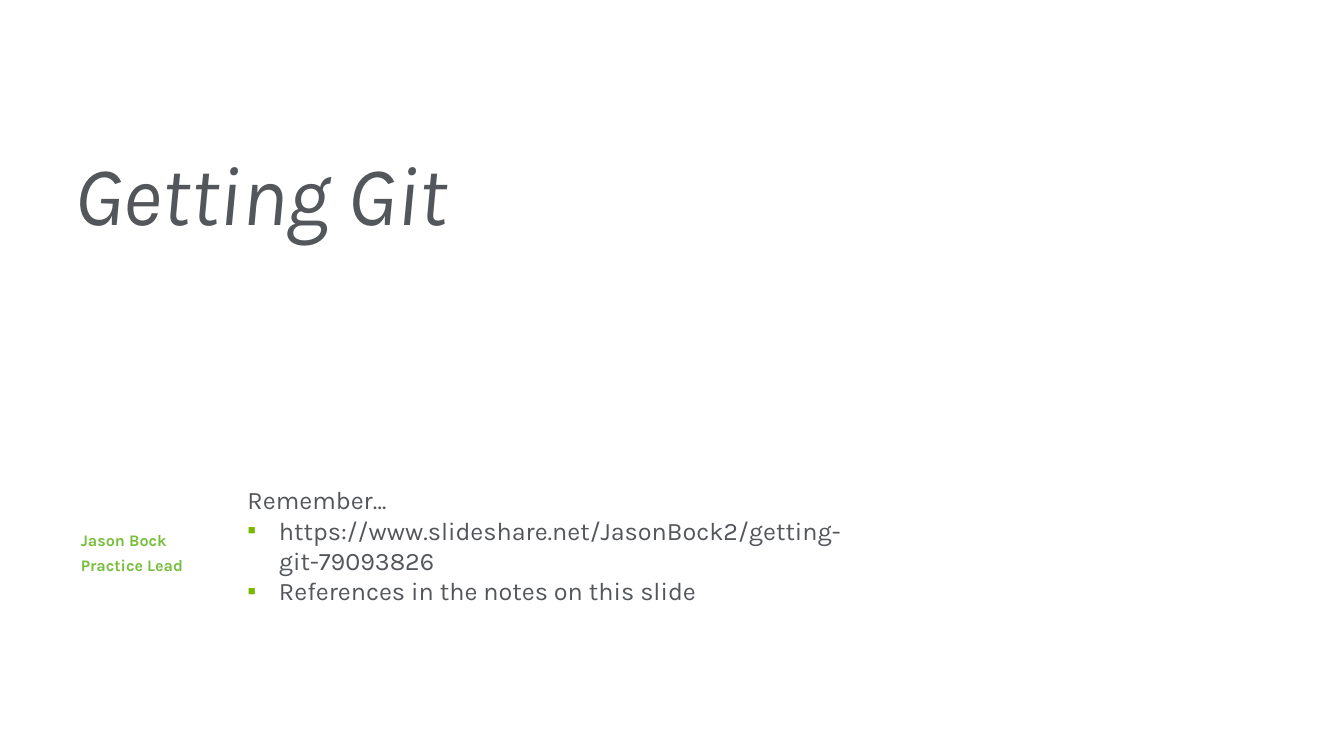
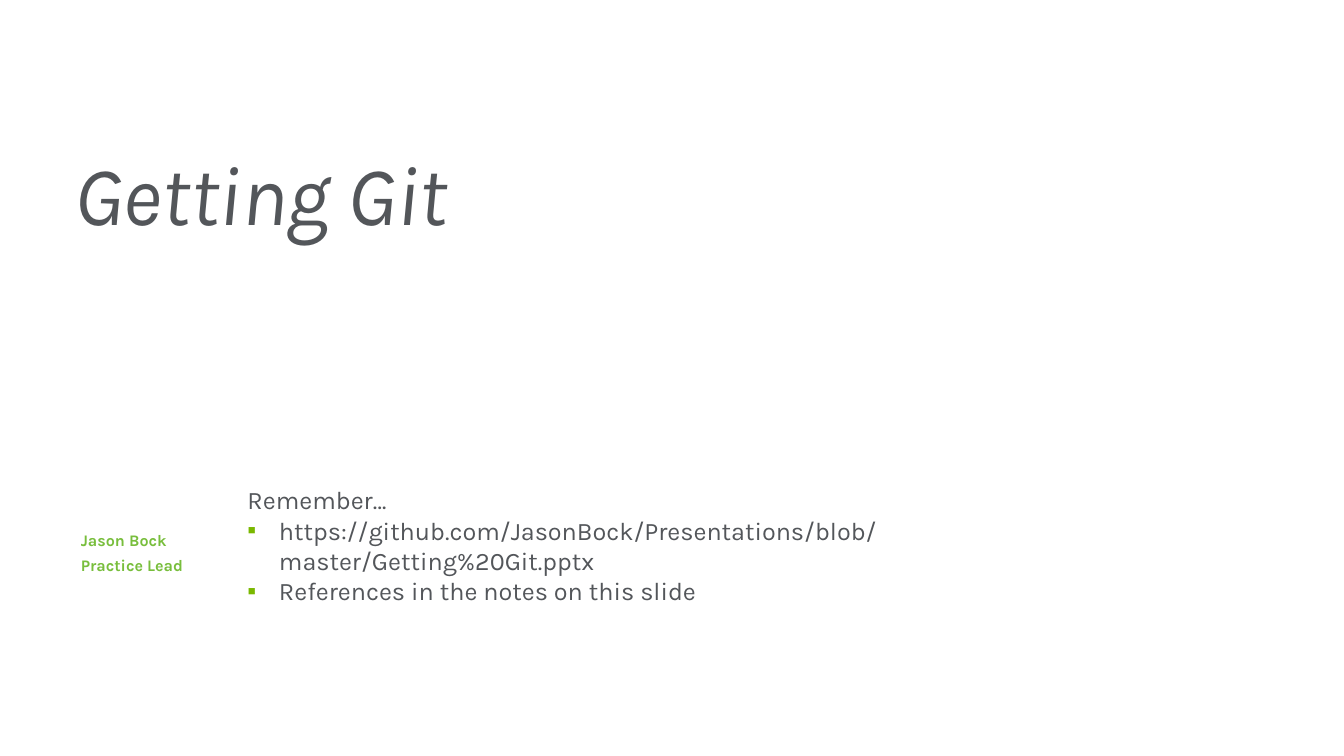
Before and after one commit to JasonBock/Presentations, a slide deck: slide 22 of Getting Git.pptx. Drawn at 1344x756 pixels with LibreOffice and Linux fonts; fonts in the diff are those of the drawing; background and template pictures are left out. Boxes give left, top, right and bottom in pixels: in the first picture for what was removed or moved away, otherwise in the second. Text is boxed around its words. In the diff, an @@ line names an element or a change of style, - is before the commit and + after.

```diff
--- a/Getting Git.pptx
+++ b/Getting Git.pptx
@@ text at (279, 521, 877, 576): text changed @@
-▪ https://www.slideshare.net/JasonBock2/getting-git-79093826
+▪ https://github.com/JasonBock/Presentations/blob/master/Getting%20Git.pptx
```
Also in this commit, not shown: 2 other slides changed.
